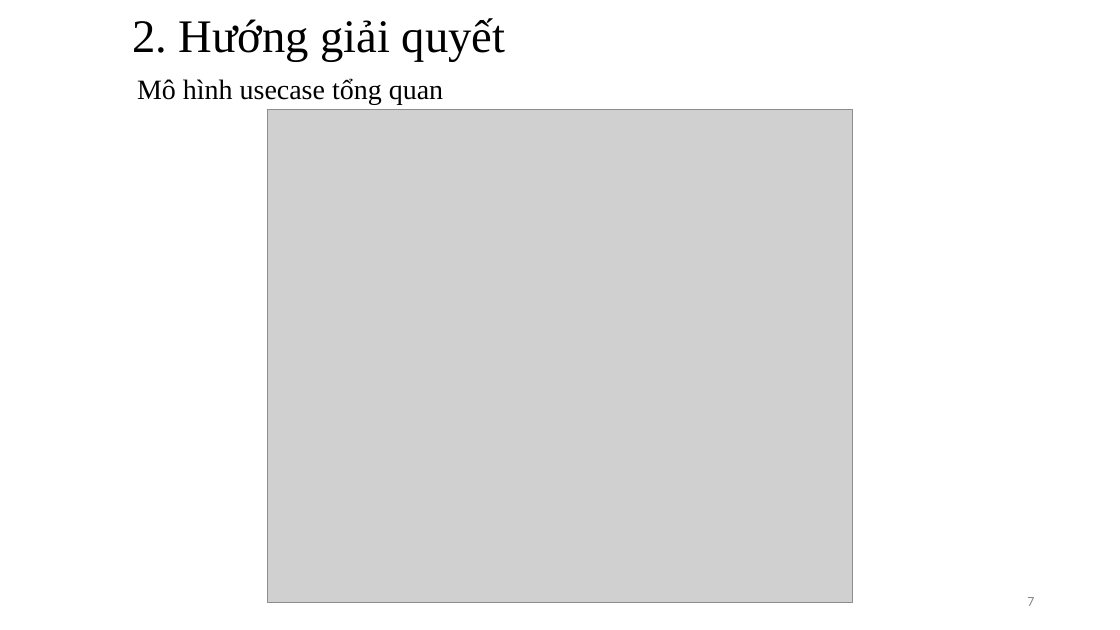
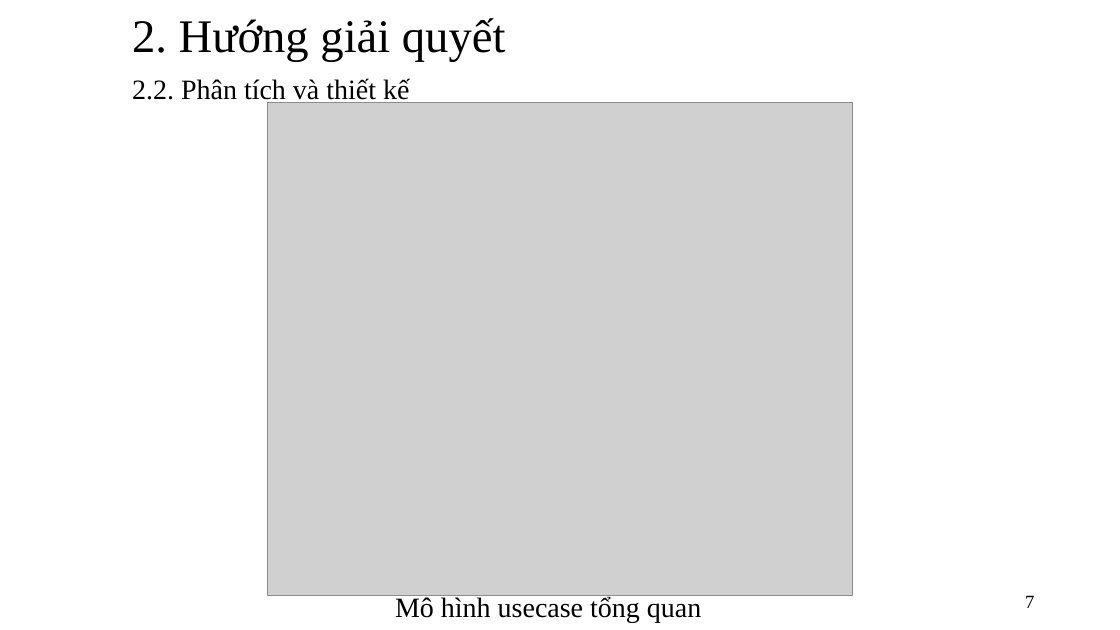
Before and after one commit to trunganhvu/Do_An_Docx, a slide deck: slide 7 of Khóa luận tốt nghiệp .pptx. Drawn at 1120x630 pixels with LibreOffice and Linux fonts; fonts in the diff are those of the drawing; grey boxes stand for pictures. Boxes give left, top, right and bottom in pixels: in the first picture for what was removed or moved away, otherwise in the second. Text is boxed around its words. In the diff, an @@ line names an element or a change of style, - is before the commit and + after.

```diff
--- a/Khóa luận tốt nghiệp .pptx
+++ b/Khóa luận tốt nghiệp .pptx
@@ text added at (x1=132, y1=78, x2=409, y2=104), 24 pt, text #000000 @@
+2.2. Phân tích và thiết kế
@@ picture moved from (x1=268, y1=109, x2=852, y2=602) to (x1=268, y1=103, x2=852, y2=596) @@
@@ text "Mô hình usecase tổng quan" moved from (x1=137, y1=78, x2=443, y2=104) to (x1=395, y1=596, x2=701, y2=623) @@
@@ page number at (x1=1025, y1=595, x2=1034, y2=608): size 12 to 16 pt, font Calibri to Times New Roman, text colour #888888 to #000000 @@
```
Also in this commit, not shown: 11 other slides changed.
